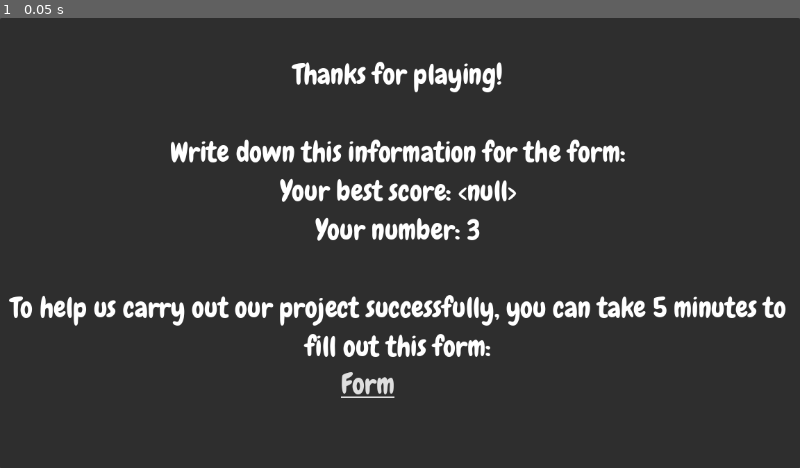
Above: before the commit, frame 1.
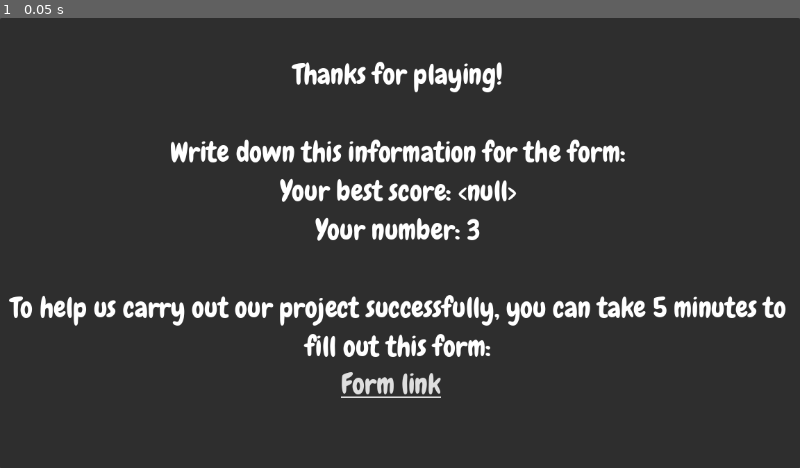
Above: after the commit, the same moment.

Repository: LaClimSx/Back-to-the-roots
Game: Godot game, scene res://Scenes/end_scene.tscn
The game is run twice, just before and just after one commit, with the same random seed, the same clock (stepped at 60 frames per second) and the same inputs. This scene is started directly instead of the project's main scene.
Inputs:
- Up to frame 1 (0.05 s): no input

The runs differ from the first frame. In frame 1, 0.2% of the frame differs, in the area x 49-56%, y 78-85%.

Commit message:
feat: english version of form

Diff:
--- a/Scenes/moulin.tscn
+++ b/Scenes/moulin.tscn
@@ -408,6 +408,7 @@
 grow_vertical = 2
 theme = ExtResource("34_2neru")
 text = "(Ne vends pas tout d'un coup)"
+horizontal_alignment = 1
 
 [node name="grind" type="AudioStreamPlayer" parent="InteractMenuMoulin"]
 stream = ExtResource("34_87cyi")
--- a/Scenes/world.tscn
+++ b/Scenes/world.tscn
@@ -159,6 +159,7 @@
 grow_vertical = 0
 theme = ExtResource("10_oukug")
 text = "Temps restant : 4 min 32"
+horizontal_alignment = 2
 
 [node name="Puits" parent="." instance=ExtResource("9_tkrlr")]
 position = Vector2(401.281, 116.097)
--- a/Scripts/end.gd
+++ b/Scripts/end.gd
@@ -5,6 +5,7 @@
 # Called when the node enters the scene tree for the first time.
 func _ready() -> void:
 	$Panel/LinkButton.text = tr("FORM")
+	$Panel/LinkButton.uri = "https://docs.google.com/forms/d/e/1FAIpQLScZFicrxvPb0sCQBfN8kK4m9aLRZvkUkR04hDhDEAgnlUazig/viewform?usp=sf_link" if TranslationServer.get_locale() == "fr" else "https://docs.google.com/forms/d/e/1FAIpQLScUo2auDTp-JVOfQUs9jjvOzxbCIh53ljPaYBJkAE6UhWKWLw/viewform?usp=sf_link"
 
 # Called every frame. 'delta' is the elapsed time since the previous frame.
 func _process(delta: float) -> void:
--- a/i18n.csv
+++ b/i18n.csv
@@ -1,9 +1,9 @@
 keys;en;fr
 DEV_SCORE;Dev score: {dev_score};Score des devs : {dev_score}
 SCORE;Score: {score};Score : {score}
-TIME_LEFT;       Time left: {min} min {sec};Temps restant : {min} min {sec}
+TIME_LEFT;Time left: {min} min {sec};Temps restant : {min} min {sec}
 END_TEXT;Thanks for playing! \n\nWrite down this information for the form: \nYour best score: {score} \nYour number: {g …(342 unchanged characters)…
-FORM;Form;Formulaire
+FORM;Form link;Formulaire
 REPAIR_TOOLS_SPACE;"Press ""Space"" to repair your tools";"Appuyez sur ""Espace"" pour réparer vos outils"
 CRAFT_TOOLS_SPACE;"Press ""Space"" to craft tools";"Appuyez sur ""Espace"" pour fabriquer des outils"
 REPAIR_TOOLS;Repair your tools;Répare tes outils
@@ -43,6 +43,6 @@
 MENU_HOUSE;Sell your flour;Vends ta farine
 INTERACT_WINDMILL;"Press ""Space"" to grind your wheat";"Appuyez sur ""Espace"" pour transformer votre blé"
 MENU_WINDMILL;Grind your wheat;Transforme ton blé
-ADVICE_WINDMILL;   (Don't sell it all at once);(Ne vends pas tout d'un coup)
+ADVICE_WINDMILL;(Don't sell it all at once);(Ne vends pas tout d'un coup)
 GRIND;Grind;Transformation
 TUTO_SPACE;"Press ""Space"" to open the tutorial";"Appuyez sur ""Espace"" pour ouvrir le tuto"
Not shown, changed: Web/index.apple-touch-icon.png.import
Not shown, changed: Web/index.icon.png.import
Not shown, changed: Web/index.png.import
Binary file changed: i18n.en.translation
Binary file changed: i18n.fr.translation
Not shown, changed: Web.zip
Not shown, changed: Web/index.html
Not shown, changed: Web/index.pck
